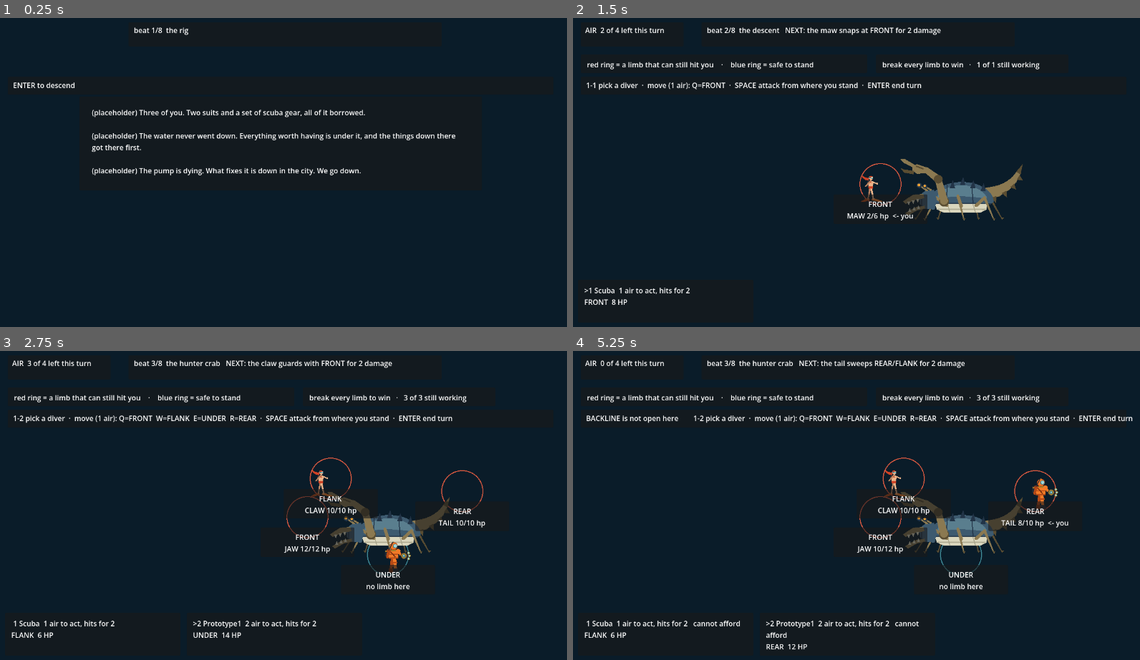
Above: before the commit, frames 1-4 (two rows, left to right).
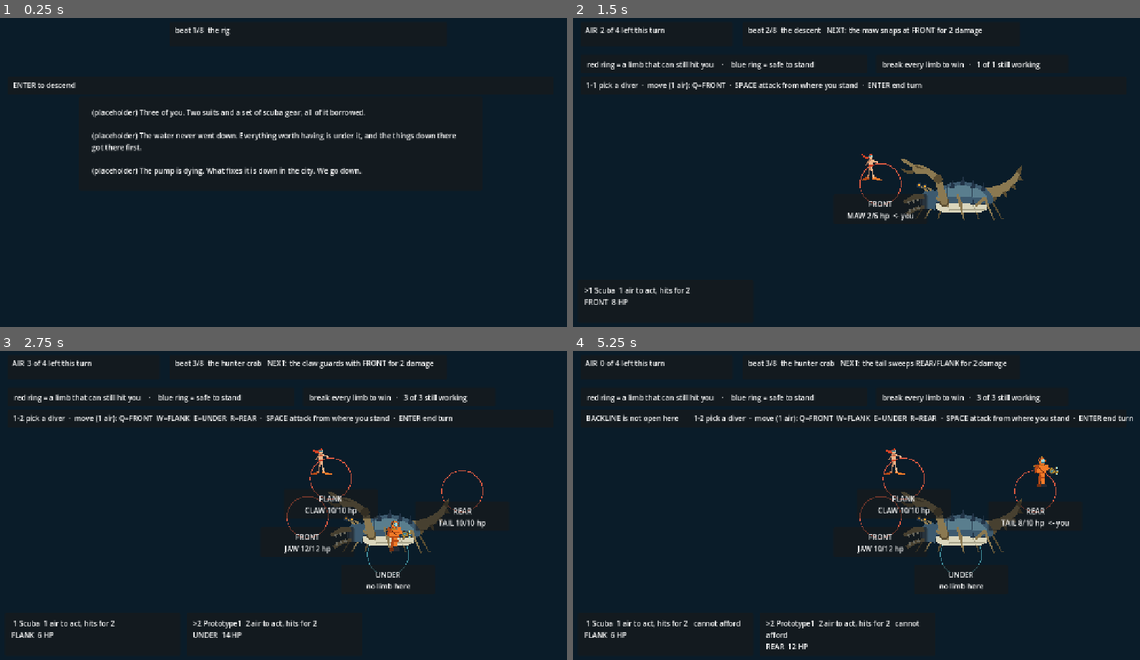
Above: after the commit, the same moments.

Repository: ImmortalDemonGod/salvage
Game: Godot game, scene res://game/main.tscn
Same seed, same stepped clock (60 frames per second), same inputs: the game is played once before the commit and once after it.
Inputs:
- Up to frame 1 (0.25 s): no input
- Up to frame 2 (1.5 s): tap Enter at 0.5 s; hold W 0.53-1.28 s; tap 1 at 0.6 s; tap Space at 0.77, 1.25 s; tap 2 at 1.35 s
- Up to frame 3 (2.75 s): tap Space at 1.52 s; tap Enter at 2 s; hold W from 2.03 s (still down); tap 3 at 2.1 s
- Up to frame 4 (5.25 s): tap Space at 2.75, 3.02, 3.77, 4.25, 4.52 s; tap Q at 2.85 s; tap Enter at 3.5 s; release W at 3.53 s; tap E at 3.6 s; tap R at 4.35 s; tap T at 5.1 s

The runs differ from the first frame. In frame 1, 2.2% of the frame differs, in the area x 2-81%, y 2-52%; in frame 2, 2.8%; in frame 3, 4.2%; in frame 4, 4.6%, in the area x 2-99%, y 2-97%.

Commit message:
G6 and G13: three HIGH visual findings fixed, and the layout check now exercises variant states

Diff:
--- a/content/beats.gd
+++ b/content/beats.gd
@@ -46,8 +46,8 @@
 		"encounter": "descent",
 		"title": "the descent",
 		"teaches": "combat_frame",
-		"parts": ["air", "telegraph"],
-		"uses": ["goal", "combat_frame", "air", "telegraph"],
+		"parts": ["air", "telegraph", "cost_tiers"],
+		"uses": ["goal", "combat_frame", "air", "telegraph", "cost_tiers"],
 		"built": true,
 		"expect": {"encounter": "descent", "divers": 1, "open_stations": 1, "limbs": 1},
 		"note": "one diver, one limb, no station choice: establishes that a turn is a budget and the enemy announces itself, BEFORE geography exists",
@@ -59,7 +59,7 @@
 		"title": "the hunter crab",
 		"teaches": "stations",
 		"parts": ["limbs"],
-		"uses": ["goal", "combat_frame", "stations", "air", "limbs", "telegraph"],
+		"uses": ["goal", "combat_frame", "stations", "air", "limbs", "telegraph", "cost_tiers"],
 		"built": true,
 		"expect": {"encounter": "crab", "divers": 2, "open_stations": 4, "limbs": 3},
 	},
@@ -98,8 +98,8 @@
 		"id": "boat2",
 		"kind": "scene",
 		"title": "the big suit",
-		"teaches": "cost_tiers",
-		"uses": ["goal", "stations", "air", "cost_tiers"],
+		"teaches": "heavy_tier",
+		"uses": ["goal", "stations", "air", "cost_tiers", "heavy_tier"],
 		"built": true,
 		"lines": [
 			{"role": "who", "text": "(placeholder) Proto5 comes down with you. Nobody has run the big suit this deep before."},
@@ -114,7 +114,7 @@
 		"title": "running on empty",
 		"teaches": "umbilical",
 		"parts": ["overdraft"],
-		"uses": ["goal", "stations", "air", "limbs", "telegraph", "cost_tiers", "conditions", "backline", "umbilical", "overdraft"],
+		"uses": ["goal", "stations", "air", "limbs", "telegraph", "cost_tiers", "heavy_tier", "conditions", "backline", "umbilical", "overdraft"],
 		"built": true,
 		"expect": {"encounter": "dredge", "divers": 3, "open_stations": 4, "limbs": 3},
 		"note": "a strike into empty water cuts a line, and burning HP to buy one back is the same lesson from the other side: air is what you are short of",
@@ -129,5 +129,5 @@
 static var REQUIRED_OPENING_ROLES := ["who", "obstacle", "want", "controls"]
 
 static var MECHANICS := ["goal", "combat_frame", "stations", "air", "limbs",
-	"telegraph", "cost_tiers", "water_level", "conditions", "backline",
+	"telegraph", "cost_tiers", "heavy_tier", "water_level", "conditions", "backline",
 	"overdraft", "umbilical"]
--- a/game/main.gd
+++ b/game/main.gd
@@ -84,7 +84,7 @@
 
 	var air_panel := Panel.new()
 	air_panel.name = "air_panel"
-	air_panel.size = Vector2(230, 54)
+	air_panel.size = Vector2(340, 54)
 	air_panel.position = Vector2(30, 24)
 	add_child(air_panel)
 	ui_air = Label.new()
@@ -96,8 +96,8 @@
 
 	var tel := Panel.new()
 	tel.name = "telegraph_panel"
-	tel.size = Vector2(700, 54)
-	tel.position = Vector2(300, 24)
+	tel.size = Vector2(620, 54)
+	tel.position = Vector2(392, 24)
 	add_child(tel)
 	ui_intent = Label.new()
 	ui_intent.name = "label"
@@ -372,5 +372,6 @@
 		var d = combat.divers[i]
 		if d.down:
 			continue
-		var p: Vector2 = STATION_POS[d.station] + Vector2(-22 + i * 34, 40)
+		# above the ring, so the station card below never slices a sprite
+		var p: Vector2 = STATION_POS[d.station] + Vector2(-22 + i * 36, -8)
 		Art.draw_diver(self, d.cost, p, 74.0, 1)
--- a/project.godot
+++ b/project.godot
@@ -7,6 +7,9 @@
 
 [display]
 
+window/stretch/mode="canvas_items"
+window/stretch/aspect="expand"
+
 window/size/viewport_width=1280
 window/size/viewport_height=720
 
--- a/verify/layout.gd
+++ b/verify/layout.gd
@@ -62,6 +62,8 @@
 	# combat: the run starts on a scene beat, so combat layout was never
 	# looked at once.
 	check_current()
+	force_variants()
+	check_current()
 	if advance_to_next_beat():
 		frames = 0
 		return false
@@ -88,6 +90,21 @@
 	scene.selected = 0
 	scene._refresh()
 	return true
+
+# Exercise the STATES a string only appears in, not just the beats. The
+# "(1 line cut)" suffix overflowed its panel and no check saw it, because
+# the walk never produced a turn where a line had been cut.
+func force_variants() -> void:
+	var r = scene.run
+	if r.combat == null:
+		return
+	r.combat.air_penalty = 1
+	for lb in range(r.combat.limb_stun.size()):
+		r.combat.limb_stun[lb] = 1
+	if r.combat.divers.size() > 0:
+		r.combat.divers[0].hp = 0
+		r.combat.divers[0].down = true
+	scene._refresh()
 
 func check_current() -> void:
 	var controls: Array = []
--- /dev/null
+++ b/verify/pillar.gd
@@ -0,0 +1,80 @@
+# G13 PILLAR: "every mechanic should appear throughout the game in
+# increasingly interesting ways" (Marc's proposal). Generated from content
+# data, not audited by hand at the end, which is how the last project found
+# four violations at hour eighteen.
+#
+# A mechanic passes if it appears in more than one beat AND something about
+# it differs between appearances. Flat is allowed but must be DECLARED, so
+# "this is a constant the others vary against" is a decision on the record
+# rather than an oversight.
+extends SceneTree
+
+const Beats := preload("res://content/beats.gd")
+const Encounters := preload("res://content/encounters.gd")
+
+var findings: Array = []
+
+# mechanics that are deliberately constant: the rules the others vary against
+const DECLARED_FLAT := ["goal", "combat_frame", "air", "overdraft"]
+
+func _init() -> void:
+	var rows: Array = []
+	# how each combat beat expresses the shared mechanics
+	var seen: Dictionary = {}
+	for b in Beats.LADDER:
+		if not b.get("built", false):
+			continue
+		if String(b.get("kind", "scene")) != "combat":
+			continue
+		var enc: Dictionary = Encounters.ALL[String(b.encounter)]
+		var shape := "%d stations, %d limbs, %d attacks, widest hits %d, drum %s" % [
+			(enc.open_stations as Array).size(),
+			(enc.limbs as Array).size(),
+			(enc.attacks as Array).size(),
+			_widest(enc),
+			"yes" if bool(enc.get("drum", false)) else "no",
+		]
+		rows.append("%-9s %s" % [String(b.id), shape])
+		for m in b.uses:
+			if not seen.has(m):
+				seen[m] = []
+			(seen[m] as Array).append(String(b.id) + ":" + shape)
+
+	var last_combat := ""
+	for b2 in Beats.LADDER:
+		if b2.get("built", false) and String(b2.get("kind", "scene")) == "combat":
+			last_combat = String(b2.id)
+	print("pillar     %d combat beats, last is %s" % [rows.size(), last_combat])
+	for r in rows:
+		print("  " + r)
+
+	for m in Beats.MECHANICS:
+		var apps: Array = seen.get(m, [])
+		if m in DECLARED_FLAT:
+			continue
+		if apps.size() == 0:
+			continue   # taught in a scene or puzzle beat; not a combat mechanic
+		if apps.size() == 1:
+			var only := String(apps[0]).split(":")[0]
+			if only == last_combat:
+				print("  NOTE: '%s' is introduced in the final combat beat (%s), so it cannot escalate inside a slice this short. Ruled, not deferred." % [m, only])
+				continue
+			findings.append("APPEARS ONCE: '%s' is used in exactly one combat beat, so it never escalates" % m)
+			continue
+		var shapes: Dictionary = {}
+		for a in apps:
+			shapes[String(a).split(":")[1]] = true
+		if shapes.size() <= 1:
+			findings.append("FLAT: '%s' appears in %d beats but every one is identical in shape, and it is not on the declared-flat list" % [m, apps.size()])
+
+	for f in findings:
+		print("FINDING  " + f)
+	print("G13: clean" if findings.is_empty() else "G13: %d finding(s)" % findings.size())
+	quit(0 if findings.is_empty() else 1)
+	return
+
+func _widest(enc: Dictionary) -> int:
+	var w := 0
+	for a in enc.attacks:
+		w = max(w, (a.stations as Array).size())
+	return w
Not shown, changed: verify/fast.sh
